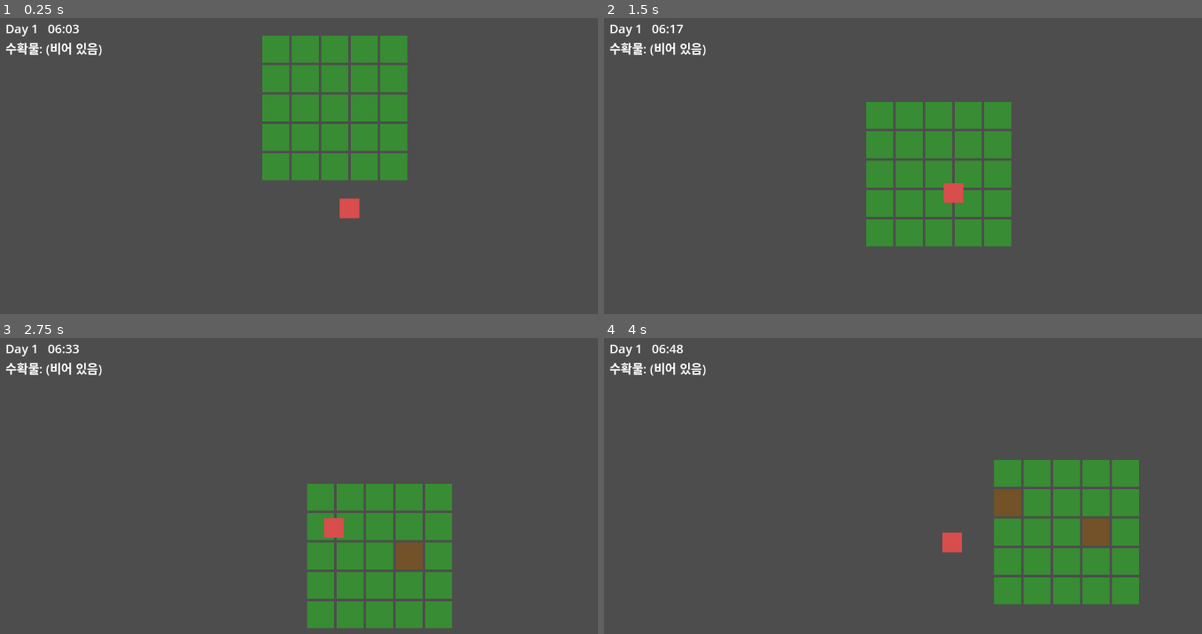
Above: before the commit, frames 1-4 (two rows, left to right).
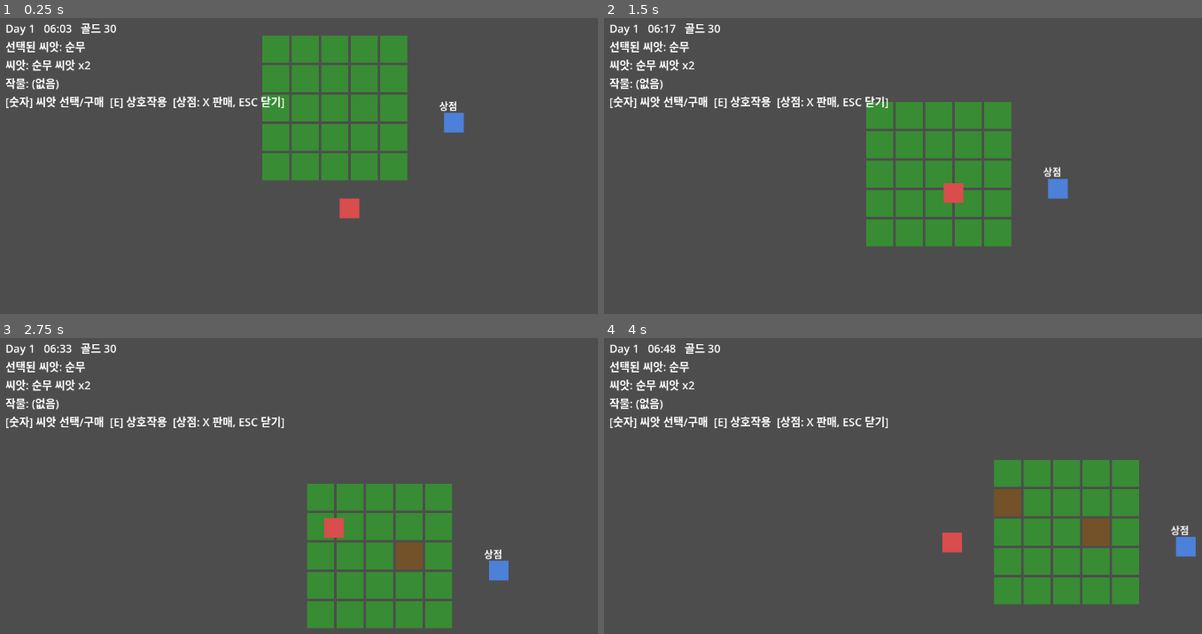
Above: after the commit, the same moments.

Repository: werfriend808/quiet-acres
Game: Godot game, scene res://scenes/Main.tscn
Same seed, same stepped clock (60 frames per second), same inputs: the game is played once before the commit and once after it.
Inputs:
- Up to frame 1 (0.25 s): no input
- Up to frame 2 (1.5 s): tap Enter (ui_accept) at 0.5, 0.77 s; hold Up (ui_up) from 0.53 s (still down); tap 1 at 0.6 s; tap X at 0.8, 1.35 s
- Up to frame 3 (2.75 s): tap Enter (ui_accept) at 1.52 s; tap 1 at 1.55, 2.1 s; release Up (ui_up) at 2.03 s; hold Left (ui_left) from 2.03 s (still down); tap X at 2.3 s
- Up to frame 4 (4 s): tap X at 2.85, 3.8 s; tap Enter (ui_accept) at 3.02, 3.77 s; tap 1 at 3.05, 3.6 s; release Left (ui_left) at 3.53 s; hold Down (ui_down) from 3.53 s (still down)

The runs differ from the first frame. In frame 1, 2.3% of the frame differs, in the area x 0-78%, y 1-39%; in frame 2, 2.3%; in frame 3, 2.3%; in frame 4, 2.3%, in the area x 0-99%, y 1-75%.

Commit message:
M1: 씨앗 3종, 상점 NPC(구매/판매), 골드/인벤토리 시스템
- CropData: 씨앗별 가격/판매가/성장시간/색상 테이블
- Interactable 공통 베이스 클래스로 FarmPlot/ShopNPC 상호작용 통합
- GameManager: gold, selected_crop, 씨앗 구매/작물 판매 로직
- FarmPlot: 심을 때 선택된 씨앗을 소비하고 작물별 성장시간 적용
- ShopNPC + ShopUI: 상점 열기, 숫자키 구매, X 전체판매, ESC 닫기
- HUD에 골드/선택씨앗/인벤토리 표시

Diff:
--- a/scenes/Main.tscn
+++ b/scenes/Main.tscn
@@ -1,7 +1,9 @@
-[gd_scene load_steps=3 format=3]
+[gd_scene load_steps=5 format=3]
 
 [ext_resource type="Script" path="res://scripts/main.gd" id="1"]
 [ext_resource type="PackedScene" path="res://scenes/Player.tscn" id="2"]
+[ext_resource type="PackedScene" path="res://scenes/ShopNPC.tscn" id="3"]
+[ext_resource type="PackedScene" path="res://scenes/ShopUI.tscn" id="4"]
 
 [node name="Main" type="Node2D"]
 script = ExtResource("1")
@@ -11,13 +13,18 @@
 [node name="Player" parent="." instance=ExtResource("2")]
 position = Vector2(0, 140)
 
+[node name="ShopNPC" parent="." instance=ExtResource("3")]
+position = Vector2(170, 0)
+
+[node name="ShopUI" parent="." instance=ExtResource("4")]
+
 [node name="HUD" type="CanvasLayer" parent="."]
 
 [node name="InfoLabel" type="Label" parent="HUD"]
 offset_left = 16.0
 offset_top = 16.0
-offset_right = 420.0
-offset_bottom = 100.0
-theme_override_font_sizes/font_size = 20
+offset_right = 560.0
+offset_bottom = 220.0
+theme_override_font_sizes/font_size = 18
 theme_override_colors/font_color = Color(1, 1, 1, 1)
 text = "Day 1"
--- /dev/null
+++ b/scenes/ShopNPC.tscn
@@ -0,0 +1,19 @@
+[gd_scene load_steps=2 format=3]
+
+[ext_resource type="Script" path="res://scripts/shop_npc.gd" id="1"]
+
+[node name="ShopNPC" type="Node2D"]
+script = ExtResource("1")
+
+[node name="Visual" type="ColorRect" parent="."]
+position = Vector2(-16, -16)
+size = Vector2(32, 32)
+color = Color(0.3, 0.5, 0.85, 1)
+
+[node name="Label" type="Label" parent="."]
+offset_left = -24.0
+offset_top = -40.0
+offset_right = 56.0
+offset_bottom = -18.0
+theme_override_colors/font_color = Color(1, 1, 1, 1)
+text = "상점"
--- /dev/null
+++ b/scenes/ShopUI.tscn
@@ -0,0 +1,22 @@
+[gd_scene load_steps=2 format=3]
+
+[ext_resource type="Script" path="res://scripts/shop_ui.gd" id="1"]
+
+[node name="ShopUI" type="CanvasLayer"]
+script = ExtResource("1")
+
+[node name="Panel" type="Panel" parent="."]
+offset_left = 260.0
+offset_top = 60.0
+offset_right = 640.0
+offset_bottom = 360.0
+
+[node name="CatalogLabel" type="Label" parent="Panel"]
+offset_left = 16.0
+offset_top = 16.0
+offset_right = 364.0
+offset_bottom = 284.0
+theme_override_font_sizes/font_size = 18
+theme_override_colors/font_color = Color(1, 1, 1, 1)
+autowrap_mode = 2
+text = "=== 상점 ==="
--- /dev/null
+++ b/scripts/crop_data.gd
@@ -0,0 +1,26 @@
+extends RefCounted
+class_name CropData
+
+## 작물/씨앗 정적 데이터 테이블
+## 씨앗 구매가, 작물 판매가, 성장 시간(초), 수확 시 표시 색상을 정의한다.
+
+const SEEDS: Dictionary = {
+	"순무": {
+		"cost": 10,
+		"sell_price": 5,
+		"grow_time": 15.0,
+		"color": Color(0.9, 0.78, 0.2),
+	},
+	"감자": {
+		"cost": 15,
+		"sell_price": 8,
+		"grow_time": 25.0,
+		"color": Color(0.75, 0.55, 0.3),
+	},
+	"당근": {
+		"cost": 8,
+		"sell_price": 4,
+		"grow_time": 10.0,
+		"color": Color(0.95, 0.5, 0.15),
+	},
+}
--- a/scripts/farm_plot.gd
+++ b/scripts/farm_plot.gd
@@ -1,16 +1,16 @@
-extends Node2D
+extends Interactable
 class_name FarmPlot
 
 ## 농장 타일 하나의 상태 머신
 ## GRASS(잔디) -> TILLED(갈아엎음) -> PLANTED(씨뿌림) -> WATERED(물줌, 성장중) -> READY(수확가능) -> TILLED ...
+## M1: 작물 종류가 여러 개이므로 심는 시점에 GameManager.selected_crop을 저장해두고
+## 그 작물의 성장 시간/색상을 CropData에서 조회한다.
 
 enum State { GRASS, TILLED, PLANTED, WATERED, READY }
 
-const GROW_TIME: float = 15.0  # 물을 준 후 수확까지 걸리는 시간(초) - 테스트용, 나중에 조정
-const CROP_NAME: String = "순무"
-
 var state: int = State.GRASS
 var grow_timer: float = 0.0
+var planted_crop: String = ""
 
 @onready var visual: ColorRect = $Visual
 
@@ -23,7 +23,8 @@
 func _process(delta: float) -> void:
 	if state == State.WATERED:
 		grow_timer += delta
-		if grow_timer >= GROW_TIME:
+		var grow_time: float = CropData.SEEDS.get(planted_crop, {}).get("grow_time", 15.0)
+		if grow_timer >= grow_time:
 			state = State.READY
 			_update_visual()
 
@@ -36,9 +37,14 @@
 			_update_visual()
 			return "밭을 갈았다."
 		State.TILLED:
+			var crop_name: String = GameManager.selected_crop
+			if not GameManager.has_seed(crop_name):
+				return "%s 씨앗이 없다. 상점에서 구매하자." % crop_name
+			GameManager.plant_seed(crop_name)
+			planted_crop = crop_name
 			state = State.PLANTED
 			_update_visual()
-			return "씨앗을 심었다."
+			return "%s 씨앗을 심었다." % crop_name
 		State.PLANTED:
 			state = State.WATERED
 			grow_timer = 0.0
@@ -49,9 +55,9 @@
 		State.READY:
 			state = State.TILLED
 			grow_timer = 0.0
+			GameManager.add_item(planted_crop, 1)
 			_update_visual()
-			GameManager.add_item(CROP_NAME, 1)
-			return "%s 수확!" % CROP_NAME
+			return "%s 수확!" % planted_crop
 	return ""
 
 
@@ -66,4 +72,5 @@
 		State.WATERED:
 			visual.color = Color(0.32, 0.34, 0.5)
 		State.READY:
-			visual.color = Color(0.9, 0.78, 0.2)
+			var crop_color: Color = CropData.SEEDS.get(planted_crop, {}).get("color", Color(0.9, 0.78, 0.2))
+			visual.color = crop_color
--- a/scripts/game_manager.gd
+++ b/scripts/game_manager.gd
@@ -5,12 +5,17 @@
 
 signal new_day(day_number: int)
 signal inventory_changed
+signal gold_changed
 
 const DAY_LENGTH_SECONDS: float = 120.0  # 테스트용: 실제 2분 = 인게임 하루 (나중에 조정)
 
 var day: int = 1
 var day_progress: float = 0.0  # 0.0 ~ 1.0
-var inventory: Dictionary = {}
+var gold: int = 30
+var selected_crop: String = "순무"  # 현재 심을 씨앗으로 선택된 작물
+var inventory: Dictionary = {
+	"순무 씨앗": 2,  # 시작 씨앗 (상점 없이도 바로 농사 시작 가능하도록)
+}
 
 
 func _process(delta: float) -> void:
@@ -26,6 +31,53 @@
 	inventory_changed.emit()
 
 
+func seed_key(crop_name: String) -> String:
+	return "%s 씨앗" % crop_name
+
+
+func has_seed(crop_name: String) -> bool:
+	return inventory.get(seed_key(crop_name), 0) > 0
+
+
+## 씨앗 1개를 소비한다. (심을 때 호출)
+func plant_seed(crop_name: String) -> void:
+	var key: String = seed_key(crop_name)
+	var remaining: int = inventory.get(key, 0) - 1
+	if remaining <= 0:
+		inventory.erase(key)
+	else:
+		inventory[key] = remaining
+	inventory_changed.emit()
+
+
+## 상점에서 씨앗을 구매한다. 골드가 부족하면 false 반환.
+func buy_seed(crop_name: String) -> bool:
+	if not CropData.SEEDS.has(crop_name):
+		return false
+	var cost: int = CropData.SEEDS[crop_name].cost
+	if gold < cost:
+		return false
+	gold -= cost
+	add_item(seed_key(crop_name), 1)
+	gold_changed.emit()
+	return true
+
+
+## 보유한 모든 작물(씨앗 제외)을 판매하고 얻은 골드를 반환한다.
+func sell_all_crops() -> int:
+	var total: int = 0
+	for crop_name in CropData.SEEDS.keys():
+		var count: int = inventory.get(crop_name, 0)
+		if count > 0:
+			total += CropData.SEEDS[crop_name].sell_price * count
+			inventory.erase(crop_name)
+	if total > 0:
+		gold += total
+		inventory_changed.emit()
+		gold_changed.emit()
+	return total
+
+
 func get_time_string() -> String:
 	# 하루가 새벽 6시에 시작한다고 가정
 	var total_minutes: int = int(day_progress * 24.0 * 60.0)
@@ -34,10 +86,23 @@
 	return "%02d:%02d" % [hour, minute]
 
 
-func get_inventory_string() -> String:
-	if inventory.is_empty():
-		return "(비어 있음)"
+func get_seed_inventory_string() -> String:
 	var parts: Array = []
-	for key in inventory.keys():
-		parts.append("%s x%d" % [key, inventory[key]])
+	for crop_name in CropData.SEEDS.keys():
+		var count: int = inventory.get(seed_key(crop_name), 0)
+		if count > 0:
+			parts.append("%s x%d" % [seed_key(crop_name), count])
+	if parts.is_empty():
+		return "(없음)"
 	return ", ".join(parts)
+
+
+func get_crop_inventory_string() -> String:
+	var parts: Array = []
+	for crop_name in CropData.SEEDS.keys():
+		var count: int = inventory.get(crop_name, 0)
+		if count > 0:
+			parts.append("%s x%d" % [crop_name, count])
+	if parts.is_empty():
+		return "(없음)"
+	return ", ".join(parts)
--- /dev/null
+++ b/scripts/interactable.gd
@@ -0,0 +1,10 @@
+extends Node2D
+class_name Interactable
+
+## 상호작용 가능한 오브젝트의 공통 인터페이스
+## FarmPlot, ShopNPC 등이 이를 상속하여 interact()를 오버라이드한다.
+## Player는 이 타입으로만 캐스팅해서 다루므로 서로 다른 종류의
+## 오브젝트를 하나의 "가장 가까운 상호작용 대상" 탐색 루프로 처리할 수 있다.
+
+func interact() -> String:
+	return ""
--- a/scripts/main.gd
+++ b/scripts/main.gd
@@ -31,8 +31,11 @@
 
 
 func _process(_delta: float) -> void:
-	info_label.text = "Day %d   %s\n수확물: %s" % [
+	info_label.text = "Day %d   %s   골드 %d\n선택된 씨앗: %s\n씨앗: %s\n작물: %s\n[숫자] 씨앗 선택/구매  [E] 상호작용  [상점: X 판매, ESC 닫기]" % [
 		GameManager.day,
 		GameManager.get_time_string(),
-		GameManager.get_inventory_string()
+		GameManager.gold,
+		GameManager.selected_crop,
+		GameManager.get_seed_inventory_string(),
+		GameManager.get_crop_inventory_string(),
 	]
--- a/scripts/player.gd
+++ b/scripts/player.gd
@@ -26,14 +26,55 @@
 		_try_interact()
 
 
+## 숫자키/X/ESC 등 "한 번 눌렀을 때만" 반응해야 하는 입력은 물리 프레임마다
+## 반복 실행되는 _physics_process 대신 이벤트 기반 _unhandled_input에서 처리한다.
+func _unhandled_input(event: InputEvent) -> void:
+	if not (event is InputEventKey and event.pressed and not event.echo):
+		return
+
+	var shop_ui: ShopUI = get_tree().get_first_node_in_group("shop_ui") as ShopUI
+	var shop_open: bool = shop_ui != null and shop_ui.visible
+
+	var seed_names: Array = CropData.SEEDS.keys()
+	for i in range(seed_names.size()):
+		if event.physical_keycode == KEY_1 + i:
+			var crop_name: String = seed_names[i]
+			if shop_open:
+				if GameManager.buy_seed(crop_name):
+					print("%s 씨앗을 구매했다." % crop_name)
+				else:
+					print("골드가 부족하다.")
+			else:
+				GameManager.selected_crop = crop_name
+				print("선택된 씨앗: %s" % crop_name)
+			return
+
+	if shop_open and event.physical_keycode == KEY_X:
+		var earned: int = GameManager.sell_all_crops()
+		if earned > 0:
+			print("작물을 팔아 %d 골드를 벌었다." % earned)
+		else:
+			print("팔 작물이 없다.")
+		return
+
+	if shop_open and event.physical_keycode == KEY_ESCAPE:
+		shop_ui.toggle()
+
+
 func _try_interact() -> void:
-	var nearest: FarmPlot = null
+	var nearest: Interactable = null
 	var nearest_dist: float = INTERACT_RANGE
-	for plot in get_tree().get_nodes_in_group("farm_plot"):
-		var dist: float = global_position.distance_to(plot.global_position)
+	var candidates: Array = []
+	candidates.append_array(get_tree().get_nodes_in_group("farm_plot"))
+	candidates.append_array(get_tree().get_nodes_in_group("npc"))
+	for obj in candidates:
+		var interactable: Interactable = obj as Interactable
+		if interactable == null:
+			continue
+		var dist: float = global_position.distance_to(interactable.global_position)
 		if dist <= nearest_dist:
 			nearest_dist = dist
-			nearest = plot
+			nearest = interactable
 	if nearest:
 		var message: String = nearest.interact()
 		print(message)
--- /dev/null
+++ b/scripts/shop_npc.gd
@@ -0,0 +1,14 @@
+extends Interactable
+class_name ShopNPC
+
+## 상점 NPC. 플레이어가 상호작용하면 ShopUI를 토글한다.
+
+func _ready() -> void:
+	add_to_group("npc")
+
+
+func interact() -> String:
+	var shop_ui: ShopUI = get_tree().get_first_node_in_group("shop_ui") as ShopUI
+	if shop_ui:
+		shop_ui.toggle()
+	return "상점을 열었다."
--- /dev/null
+++ b/scripts/shop_ui.gd
@@ -0,0 +1,37 @@
+extends CanvasLayer
+class_name ShopUI
+
+## 상점 패널. 기본적으로 숨겨져 있다가 ShopNPC.interact()로 열고 닫는다.
+## 숫자키로 씨앗 구매, X키로 보유 작물 전체 판매, ESC로 닫기 (입력 처리는 player.gd에서 담당).
+
+@onready var catalog_label: Label = $Panel/CatalogLabel
+
+
+func _ready() -> void:
+	add_to_group("shop_ui")
+	visible = false
+	GameManager.gold_changed.connect(_refresh)
+	GameManager.inventory_changed.connect(_refresh)
+	_refresh()
+
+
+func toggle() -> void:
+	visible = not visible
+	if visible:
+		_refresh()
+
+
+func _refresh() -> void:
+	var lines: Array = []
+	lines.append("=== 상점 ===")
+	lines.append("보유 골드: %d" % GameManager.gold)
+	lines.append("")
+	var seed_names: Array = CropData.SEEDS.keys()
+	for i in range(seed_names.size()):
+		var crop_name: String = seed_names[i]
+		var info: Dictionary = CropData.SEEDS[crop_name]
+		lines.append("[%d] %s 씨앗 구매 - %d 골드" % [i + 1, crop_name, info.cost])
+	lines.append("")
+	lines.append("[X] 보유 작물 전부 판매 - %s" % GameManager.get_crop_inventory_string())
+	lines.append("[ESC] 닫기")
+	catalog_label.text = "\n".join(lines)
